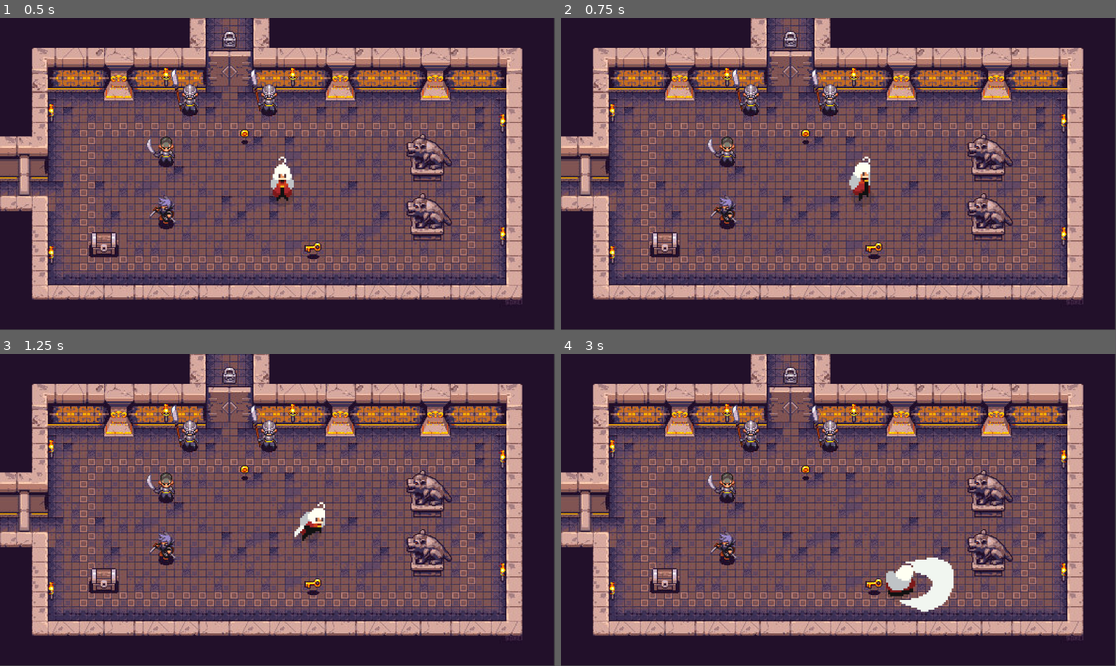
Above: before the commit, frames 1-4 (two rows, left to right).
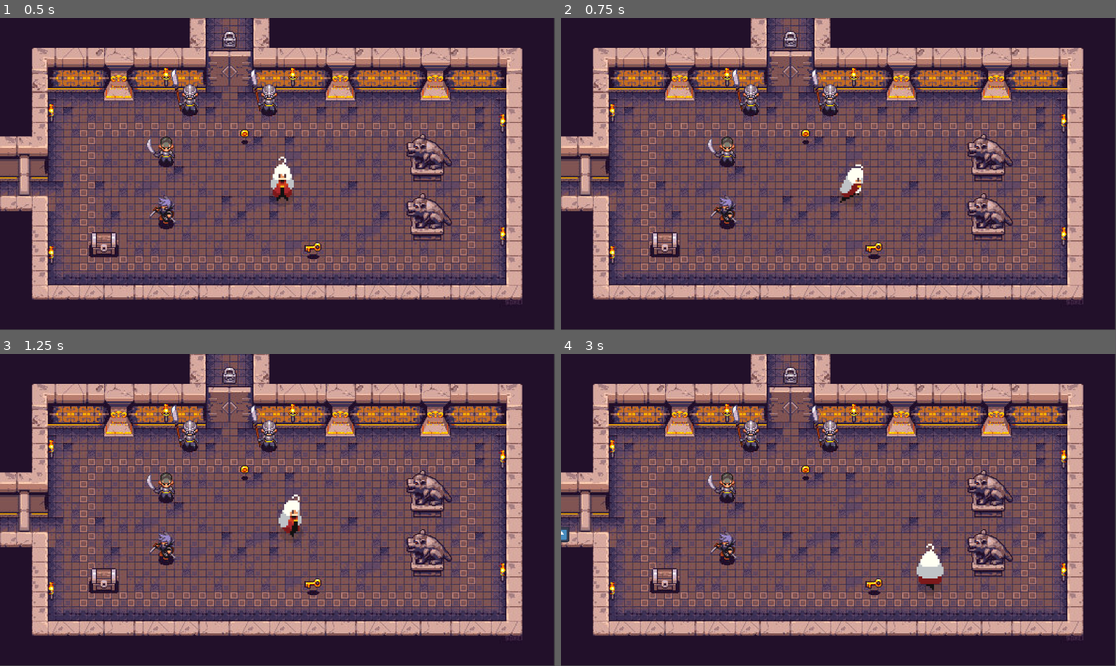
Above: after the commit, the same moments.

Repository: GuusOomen/Arcane-Dungeons-Trials-of-the-Elements
Game: Godot game, scene res://main.tscn
The game is run twice, just before and just after one commit, with the same random seed, the same clock (stepped at 60 frames per second) and the same inputs. The engine's default icon, where the game draws it, is replaced by a stand-in: a white triangle on a blue panel in a dark square.
Inputs (mouse positions are in pixels of both pictures, inside the frame that each line leads up to):
- Up to frame 1 (0.5 s): no input
- Up to frame 2 (0.75 s): tap Enter at 0.5 s; move the mouse to (960, 158) at 0.52 s; hold D (right) from 0.53 s (still down); tap Space (attack, bound only after the commit) at 0.6 s
- Up to frame 3 (1.25 s): keep holding D (right); click (399, 494) at 0.8 s
- Up to frame 4 (3 s): move the mouse to (727, 525) at 1.27 s; release D (right) at 1.28 s; hold S (down) 1.28-2.03 s; click (727, 525) at 1.35 s; tap E (bow, bound only before the commit) at 1.55, 2.1 s; move the mouse to (894, 441) at 2.02 s; hold D (right) 2.03-2.78 s; right-click (894, 441) at 2.3 s; move the mouse to (810, 572) at 2.77 s; hold W (up) from 2.78 s (still down); right-click (810, 572) at 2.85 s

Frame 1 is identical in both runs. In frame 2, 0.5% of the frame differs, in the area x 50-56%, y 44-60%; in frame 3, 0.7%; in frame 4, 1.5%, in the area x 0-71%, y 55-83%.

Commit message:
Projectiles added with mouse button

Diff:
--- a/Character_controls.gd
+++ b/Character_controls.gd
@@ -1,4 +1,6 @@
 extends CharacterBody2D
+
+@export var projectile_scene: PackedScene
 
 # Constants for various actions
 const SPEED = 200.0
@@ -81,11 +83,17 @@
 		# Movement and attacks only available when not dashing, rolling, or attacking
 		velocity = input_vector * SPEED
 
+		if Input.is_action_just_pressed("bow"):
+			global_position.angle_to(get_global_mouse_position())
+			var projectile := projectile_scene.instantiate() as CharacterBody2D
+			projectile.z_index = -1
+			projectile.velocity = (get_global_mouse_position() - global_position).normalized()
+			projectile.global_position = global_position + 50.0 * projectile.velocity
+			get_tree().root.add_child(projectile)
+
 		# Attack handling
 		if Input.is_action_just_pressed("attack"):
-			perform_attack("short")
-		elif Input.is_action_just_pressed("long_attack"):
-			perform_attack("long")
+			perform_attack()
 
 		# Dash and Roll
 		if Input.is_action_just_pressed("dash"):
@@ -95,16 +103,18 @@
 
 	move_and_slide()
 
-func perform_attack(range_type: String) -> void:
+var attack_counter := 0
+func perform_attack() -> void:
 	# Set the attack animation based on the direction and range type
-	if range_type == "short":
-		play_animation(current_direction + "-Slash-1-short")
+	if 0 == attack_counter % 2:
+		play_animation(current_direction + "-Slash-1")
 		attack_timer = ATTACK_DURATION_SHORT
 	else:
-		play_animation(current_direction + "-Slash-2-long")
-		attack_timer = ATTACK_DURATION_LONG
+		play_animation(current_direction + "-Slash-2")
+		attack_timer = ATTACK_DURATION_SHORT
 	is_attacking = true
 	changed_direction_attack = false
+	attack_counter += 1
 
 func start_dash(direction: Vector2) -> void:
 	is_dashing = true
--- a/Main_character.tscn
+++ b/Main_character.tscn
@@ -1,6 +1,7 @@
-[gd_scene load_steps=219 format=3 uid="uid://cokr0nbhhpsng"]
+[gd_scene load_steps=199 format=3 uid="uid://cokr0nbhhpsng"]
 
 [ext_resource type="Script" path="res://Character_controls.gd" id="1_neyl5"]
+[ext_resource type="PackedScene" uid="uid://b1sl54bed4u5h" path="res://projectile.tscn" id="2_30pio"]
 [ext_resource type="Texture2D" uid="uid://dps7jbb60lnle" path="res://main_character/Back/Base.png" id="2_mria7"]
 [ext_resource type="Texture2D" uid="uid://mcg63gr366sb" path="res://main_character/Back/Bow Attack.png" id="3_y36h0"]
 [ext_resource type="Texture2D" uid="uid://bomein7b6qxvt" path="res://main_character/Back/Bow Base.png" id="4_qu5j1"]
@@ -183,34 +184,6 @@
 atlas = ExtResource("10_bnxlf")
 region = Rect2(64, 0, 64, 64)
 
-[sub_resource type="AtlasTexture" id="AtlasTexture_so6rj"]
-atlas = ExtResource("8_jfdlv")
-region = Rect2(0, 0, 64, 64)
-
-[sub_resource type="AtlasTexture" id="AtlasTexture_2e3xn"]
-atlas = ExtResource("8_jfdlv")
-region = Rect2(64, 0, 64, 64)
-
-[sub_resource type="AtlasTexture" id="AtlasTexture_sb4w5"]
-atlas = ExtResource("8_jfdlv")
-region = Rect2(128, 0, 64, 64)
-
-[sub_resource type="AtlasTexture" id="AtlasTexture_wuqu6"]
-atlas = ExtResource("9_xbe28")
-region = Rect2(0, 0, 64, 64)
-
-[sub_resource type="AtlasTexture" id="AtlasTexture_esdln"]
-atlas = ExtResource("9_xbe28")
-region = Rect2(64, 0, 64, 64)
-
-[sub_resource type="AtlasTexture" id="AtlasTexture_x43rl"]
-atlas = ExtResource("9_xbe28")
-region = Rect2(128, 0, 64, 64)
-
-[sub_resource type="AtlasTexture" id="AtlasTexture_rd767"]
-atlas = ExtResource("9_xbe28")
-region = Rect2(192, 0, 64, 64)
-
 [sub_resource type="AtlasTexture" id="AtlasTexture_5r3qw"]
 atlas = ExtResource("9_xbe28")
 region = Rect2(256, 0, 64, 64)
@@ -427,34 +400,6 @@
 atlas = ExtResource("21_gv3ta")
 region = Rect2(64, 0, 64, 64)
 
-[sub_resource type="AtlasTexture" id="AtlasTexture_mowq4"]
-atlas = ExtResource("19_cmba8")
-region = Rect2(0, 0, 64, 64)
-
-[sub_resource type="AtlasTexture" id="AtlasTexture_l4tjl"]
-atlas = ExtResource("19_cmba8")
-region = Rect2(64, 0, 64, 64)
-
-[sub_resource type="AtlasTexture" id="AtlasTexture_c63nb"]
-atlas = ExtResource("19_cmba8")
-region = Rect2(128, 0, 64, 64)
-
-[sub_resource type="AtlasTexture" id="AtlasTexture_hxlqa"]
-atlas = ExtResource("20_aqrig")
-region = Rect2(0, 0, 64, 64)
-
-[sub_resource type="AtlasTexture" id="AtlasTexture_mtuf2"]
-atlas = ExtResource("20_aqrig")
-region = Rect2(64, 0, 64, 64)
-
-[sub_resource type="AtlasTexture" id="AtlasTexture_riln0"]
-atlas = ExtResource("20_aqrig")
-region = Rect2(128, 0, 64, 64)
-
-[sub_resource type="AtlasTexture" id="AtlasTexture_2top2"]
-atlas = ExtResource("20_aqrig")
-region = Rect2(192, 0, 64, 64)
-
 [sub_resource type="AtlasTexture" id="AtlasTexture_oxrf3"]
 atlas = ExtResource("20_aqrig")
 region = Rect2(256, 0, 64, 64)
@@ -671,34 +616,6 @@
 atlas = ExtResource("32_at81v")
 region = Rect2(64, 0, 64, 64)
 
-[sub_resource type="AtlasTexture" id="AtlasTexture_7cafj"]
-atlas = ExtResource("30_q4wcx")
-region = Rect2(0, 0, 64, 64)
-
-[sub_resource type="AtlasTexture" id="AtlasTexture_a7mcm"]
-atlas = ExtResource("30_q4wcx")
-region = Rect2(64, 0, 64, 64)
-
-[sub_resource type="AtlasTexture" id="AtlasTexture_qiojh"]
-atlas = ExtResource("30_q4wcx")
-region = Rect2(128, 0, 64, 64)
-
-[sub_resource type="AtlasTexture" id="AtlasTexture_aqe7b"]
-atlas = ExtResource("31_q7kf1")
-region = Rect2(0, 0, 64, 64)
-
-[sub_resource type="AtlasTexture" id="AtlasTexture_vwp6e"]
-atlas = ExtResource("31_q7kf1")
-region = Rect2(64, 0, 64, 64)
-
-[sub_resource type="AtlasTexture" id="AtlasTexture_jg1h7"]
-atlas = ExtResource("31_q7kf1")
-region = Rect2(128, 0, 64, 64)
-
-[sub_resource type="AtlasTexture" id="AtlasTexture_rieer"]
-atlas = ExtResource("31_q7kf1")
-region = Rect2(192, 0, 64, 64)
-
 [sub_resource type="AtlasTexture" id="AtlasTexture_bxgdr"]
 atlas = ExtResource("31_q7kf1")
 region = Rect2(256, 0, 64, 64)
@@ -914,31 +831,10 @@
 "texture": SubResource("AtlasTexture_rspdq")
 }],
 "loop": true,
-"name": &"Back-Slash-1-short",
-"speed": 15.0
-}, {
-"frames": [{
-"duration": 1.0,
-"texture": SubResource("AtlasTexture_so6rj")
-}, {
-"duration": 1.0,
-"texture": SubResource("AtlasTexture_2e3xn")
-}, {
-"duration": 1.0,
-"texture": SubResource("AtlasTexture_sb4w5")
-}, {
-"duration": 1.0,
-"texture": SubResource("AtlasTexture_wuqu6")
-}, {
-"duration": 1.0,
-"texture": SubResource("AtlasTexture_esdln")
-}, {
-"duration": 1.0,
-"texture": SubResource("AtlasTexture_x43rl")
-}, {
-"duration": 1.0,
-"texture": SubResource("AtlasTexture_rd767")
-}, {
+"name": &"Back-Slash-1",
+"speed": 15.0
+}, {
+"frames": [{
 "duration": 1.0,
 "texture": SubResource("AtlasTexture_5r3qw")
 }, {
@@ -970,7 +866,7 @@
 "texture": SubResource("AtlasTexture_l8ege")
 }],
 "loop": true,
-"name": &"Back-Slash-2-long",
+"name": &"Back-Slash-2",
 "speed": 15.0
 }, {
 "frames": [{
@@ -1148,31 +1044,10 @@
 "texture": SubResource("AtlasTexture_arjue")
 }],
 "loop": true,
-"name": &"Front-Slash-1-short",
-"speed": 15.0
-}, {
-"frames": [{
-"duration": 1.0,
-"texture": SubResource("AtlasTexture_mowq4")
-}, {
-"duration": 1.0,
-"texture": SubResource("AtlasTexture_l4tjl")
-}, {
-"duration": 1.0,
-"texture": SubResource("AtlasTexture_c63nb")
-}, {
-"duration": 1.0,
-"texture": SubResource("AtlasTexture_hxlqa")
-}, {
-"duration": 1.0,
-"texture": SubResource("AtlasTexture_mtuf2")
-}, {
-"duration": 1.0,
-"texture": SubResource("AtlasTexture_riln0")
-}, {
-"duration": 1.0,
-"texture": SubResource("AtlasTexture_2top2")
-}, {
+"name": &"Front-Slash-1",
+"speed": 15.0
+}, {
+"frames": [{
 "duration": 1.0,
 "texture": SubResource("AtlasTexture_oxrf3")
 }, {
@@ -1204,7 +1079,7 @@
 "texture": SubResource("AtlasTexture_277jc")
 }],
 "loop": true,
-"name": &"Front-Slash-2-long",
+"name": &"Front-Slash-2",
 "speed": 15.0
 }, {
 "frames": [{
@@ -1382,31 +1257,10 @@
 "texture": SubResource("AtlasTexture_n6asi")
 }],
 "loop": true,
-"name": &"Side-Slash-1-short",
-"speed": 15.0
-}, {
-"frames": [{
-"duration": 1.0,
-"texture": SubResource("AtlasTexture_7cafj")
-}, {
-"duration": 1.0,
-"texture": SubResource("AtlasTexture_a7mcm")
-}, {
-"duration": 1.0,
-"texture": SubResource("AtlasTexture_qiojh")
-}, {
-"duration": 1.0,
-"texture": SubResource("AtlasTexture_aqe7b")
-}, {
-"duration": 1.0,
-"texture": SubResource("AtlasTexture_vwp6e")
-}, {
-"duration": 1.0,
-"texture": SubResource("AtlasTexture_jg1h7")
-}, {
-"duration": 1.0,
-"texture": SubResource("AtlasTexture_rieer")
-}, {
+"name": &"Side-Slash-1",
+"speed": 15.0
+}, {
+"frames": [{
 "duration": 1.0,
 "texture": SubResource("AtlasTexture_bxgdr")
 }, {
@@ -1438,7 +1292,7 @@
 "texture": SubResource("AtlasTexture_vasjb")
 }],
 "loop": true,
-"name": &"Side-Slash-2-long",
+"name": &"Side-Slash-2",
 "speed": 15.0
 }, {
 "frames": [{
@@ -1472,10 +1326,11 @@
 [node name="CharacterBody2D" type="CharacterBody2D"]
 motion_mode = 1
 script = ExtResource("1_neyl5")
+projectile_scene = ExtResource("2_30pio")
 
 [node name="AnimatedSprite2D" type="AnimatedSprite2D" parent="."]
 sprite_frames = SubResource("SpriteFrames_ljnsc")
-animation = &"Back-Dash"
+animation = &"Side-Slash-2"
 
 [node name="CollisionShape2D" type="CollisionShape2D" parent="."]
 position = Vector2(0, 4)
--- a/main.tscn
+++ b/main.tscn
@@ -6,6 +6,7 @@
 [node name="Node" type="Node"]
 
 [node name="TextureRect" type="TextureRect" parent="."]
+z_index = -100
 offset_right = 1150.0
 offset_bottom = 647.0
 texture = ExtResource("1_1ifyt")
--- a/project.godot
+++ b/project.godot
@@ -43,7 +43,7 @@
 }
 attack={
 "deadzone": 0.5,
-"events": [Object(InputEventMouseButton,"resource_local_to_scene":false,"resource_name":"","device":-1,"window_id":0,"alt_pressed":false,"shift_pressed":false,"ctrl_pressed":false,"meta_pressed":false,"button_mask":0,"position":Vector2(0, 0),"global_position":Vector2(0, 0),"factor":1.0,"button_index":1,"canceled":false,"pressed":false,"double_click":false,"script":null)
+"events": [Object(InputEventKey,"resource_local_to_scene":false,"resource_name":"","device":-1,"window_id":0,"alt_pressed":false,"shift_pressed":false,"ctrl_pressed":false,"meta_pressed":false,"pressed":false,"keycode":0,"physical_keycode":32,"key_label":0,"unicode":32,"location":0,"echo":false,"script":null)
 ]
 }
 roll={
@@ -63,7 +63,7 @@
 }
 bow={
 "deadzone": 0.5,
-"events": [Object(InputEventKey,"resource_local_to_scene":false,"resource_name":"","device":-1,"window_id":0,"alt_pressed":false,"shift_pressed":false,"ctrl_pressed":false,"meta_pressed":false,"pressed":false,"keycode":0,"physical_keycode":69,"key_label":0,"unicode":101,"location":0,"echo":false,"script":null)
+"events": [Object(InputEventMouseButton,"resource_local_to_scene":false,"resource_name":"","device":-1,"window_id":0,"alt_pressed":false,"shift_pressed":false,"ctrl_pressed":false,"meta_pressed":false,"button_mask":1,"position":Vector2(200, 21),"global_position":Vector2(209, 67),"factor":1.0,"button_index":1,"canceled":false,"pressed":true,"double_click":false,"script":null)
 ]
 }
 
--- /dev/null
+++ b/projectile.gd
@@ -0,0 +1,12 @@
+extends CharacterBody2D
+
+@export var speed := 350.0
+
+func _ready() -> void:
+	velocity *= speed
+
+func _physics_process(delta: float) -> void:
+	move_and_slide()
+
+func _on_visible_on_screen_notifier_2d_screen_exited() -> void:
+	queue_free()
--- /dev/null
+++ b/projectile.tscn
@@ -0,0 +1,18 @@
+[gd_scene load_steps=3 format=3 uid="uid://b1sl54bed4u5h"]
+
+[ext_resource type="Script" path="res://projectile.gd" id="1_hrn44"]
+[ext_resource type="Texture2D" uid="uid://bul2a7wj05vg1" path="res://icon.svg" id="1_we8he"]
+
+[node name="Projectile" type="CharacterBody2D"]
+motion_mode = 1
+script = ExtResource("1_hrn44")
+
+[node name="CollisionShape2D" type="CollisionShape2D" parent="."]
+
+[node name="Sprite2D" type="Sprite2D" parent="."]
+scale = Vector2(0.25, 0.25)
+texture = ExtResource("1_we8he")
+
+[node name="VisibleOnScreenNotifier2D" type="VisibleOnScreenNotifier2D" parent="."]
+
+[connection signal="screen_exited" from="VisibleOnScreenNotifier2D" to="." method="_on_visible_on_screen_notifier_2d_screen_exited"]
